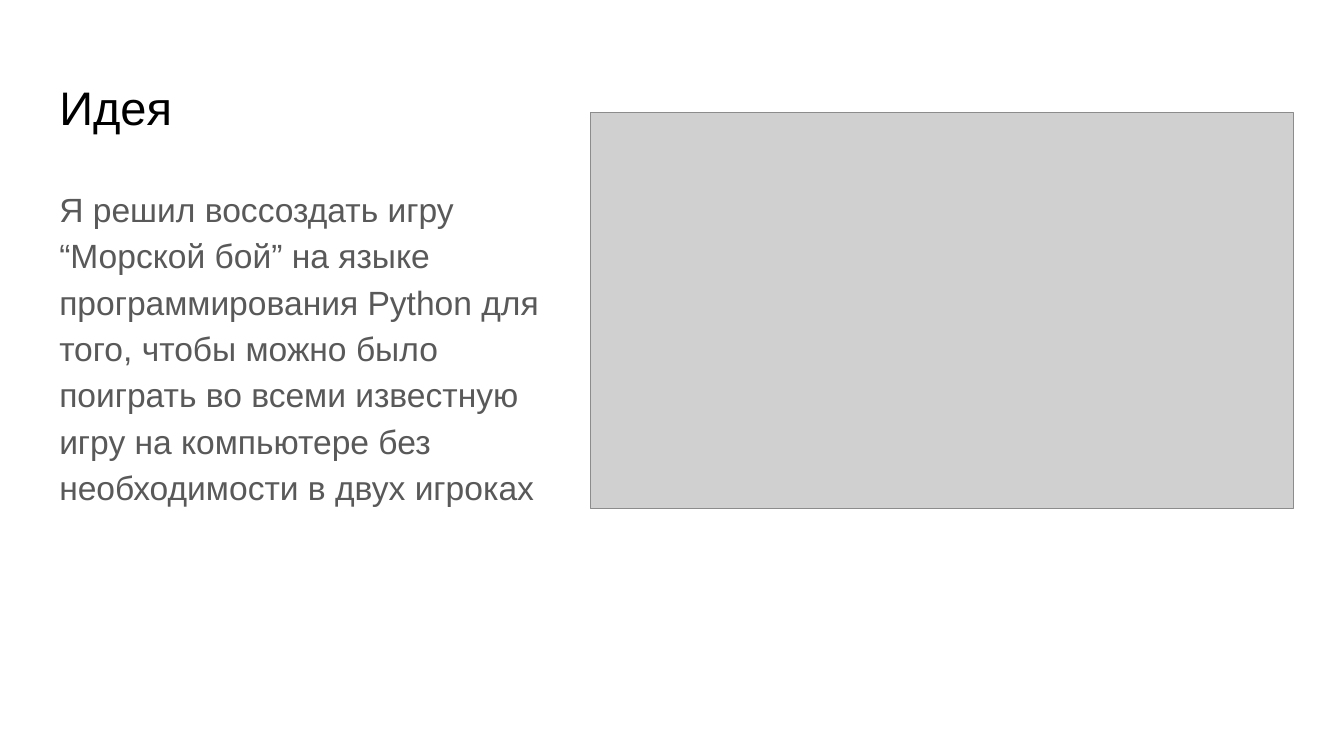
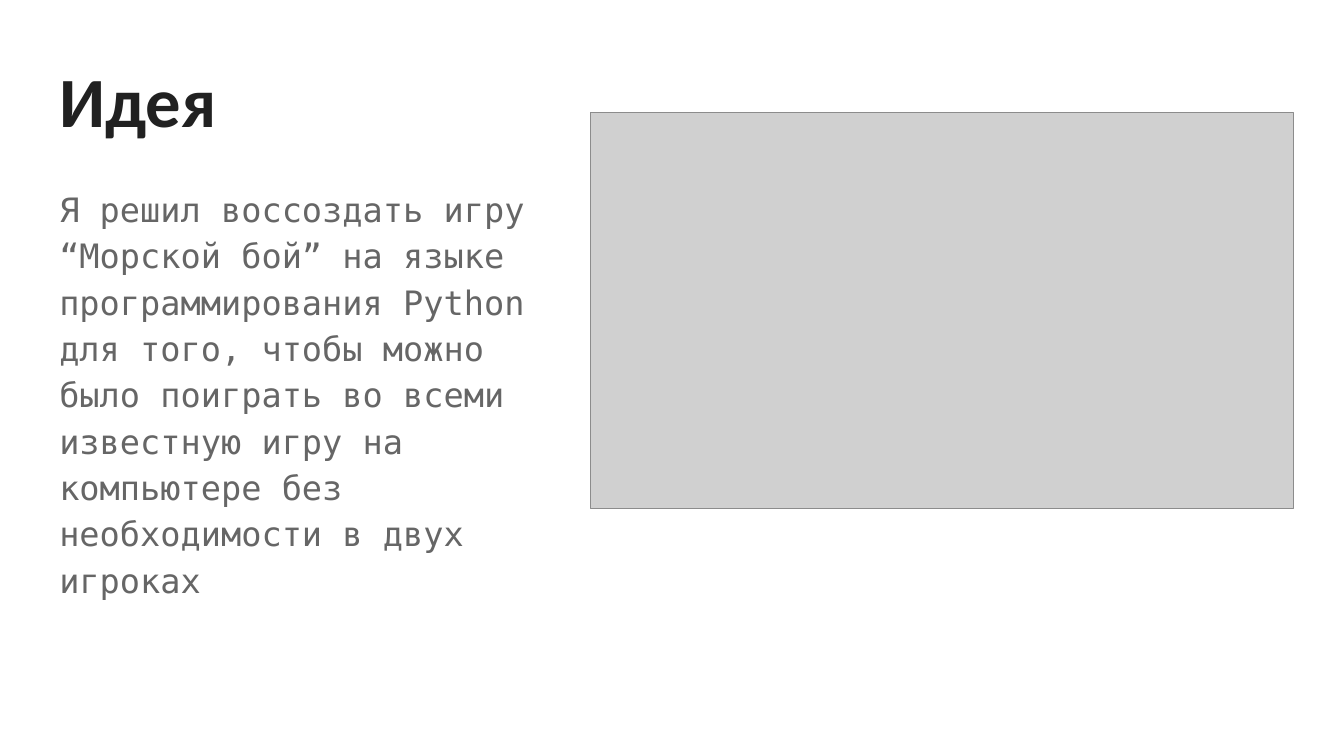
Before and after one commit to Rorepaper/Battleshipsy, a slide deck: slide 2 of Battleships/Презентация.pptx. Drawn at 1344x756 pixels with LibreOffice and Linux fonts; fonts in the diff are those of the drawing; grey boxes stand for pictures. Boxes give left, top, right and bottom in pixels: in the first picture for what was removed or moved away, otherwise in the second. Text is boxed around its words. In the diff, an @@ line names an element or a change of style, - is before the commit and + after.

```diff
--- a/Battleships/Презентация.pptx
+++ b/Battleships/Презентация.pptx
@@ title "Идея": place and size @@
-title "Идея" at [59,92,172,134]
+title "Идея" at [59,81,216,139]
@@ title "Идея" at [59,81,216,139]: size 25.2 to 37.8 pt, font Arial to Calibri, text colour #000000 to #212121, bold on @@
@@ text "Я решил воссоздать игру “Морской ..." at [59,197,525,600]: font Arial to DejaVu Sans Mono, text colour #595959 to #666666 @@
```
Also in this commit, not shown: 3 other slides changed.
